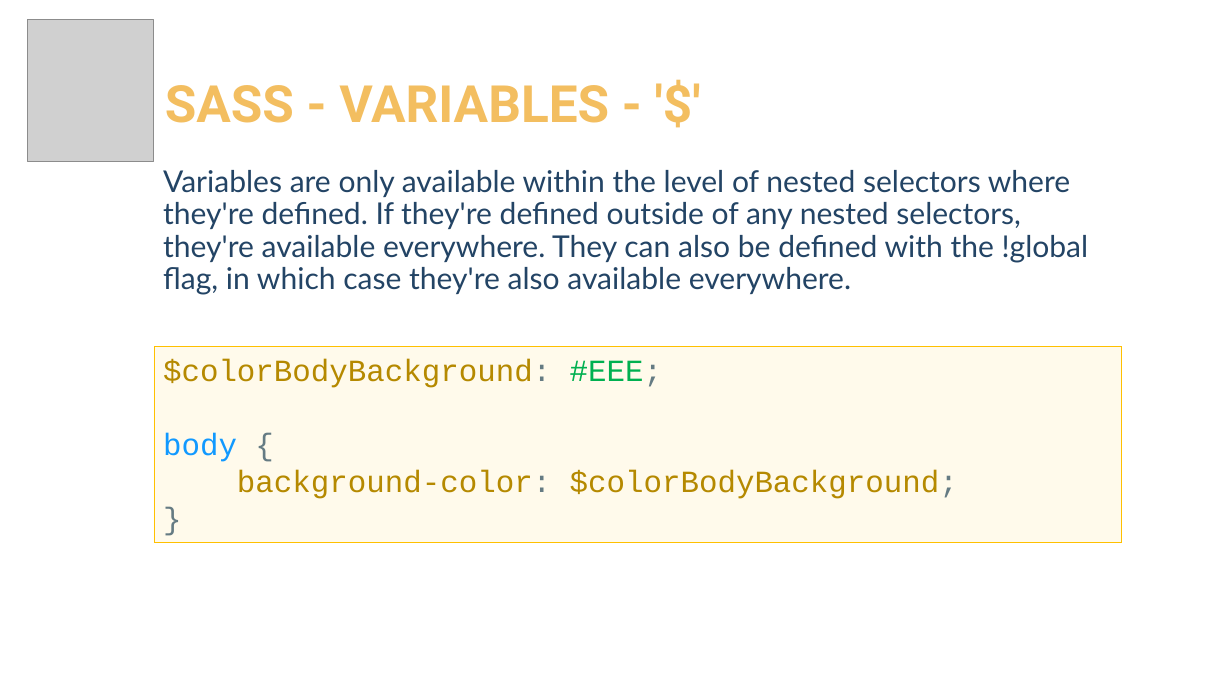
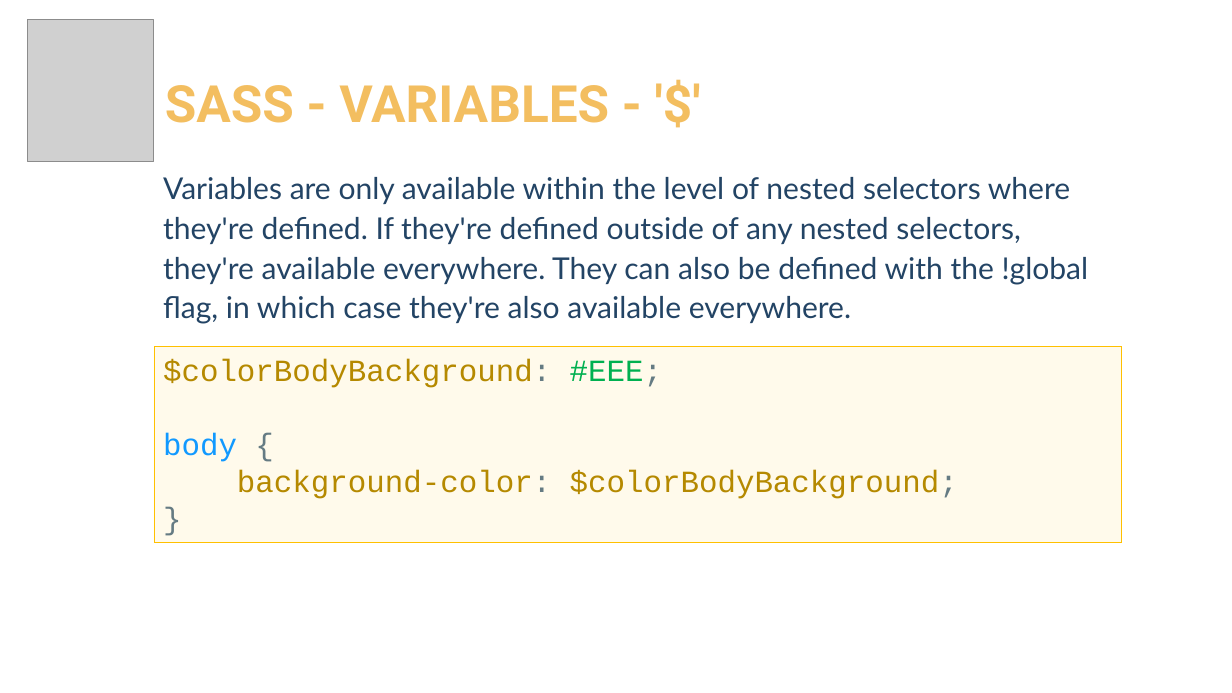
Before and after one commit to pirocorp/CSS-Advanced, a slide deck: slide 7 of 04. CSS Media Queries & SASS/04. CSS Media Queries & SASS.pptx. Drawn at 1232x693 pixels with LibreOffice and Linux fonts; fonts in the diff are those of the drawing; grey boxes stand for pictures; background and template pictures are left out. Boxes give left, top, right and bottom in pixels: in the first picture for what was removed or moved away, otherwise in the second. Text is boxed around its words. In the diff, an @@ line names an element or a change of style, - is before the commit and + after.

```diff
--- a/04. CSS Media Queries & SASS/04. CSS Media Queries & SASS.pptx
+++ b/04. CSS Media Queries & SASS/04. CSS Media Queries & SASS.pptx
@@ text "Variables are only available within ..." at bbox=[163, 177, 1089, 324]: line spacing 0.9 to 1.1 @@
```
Also in this commit, not shown: 1 other slide changed.
